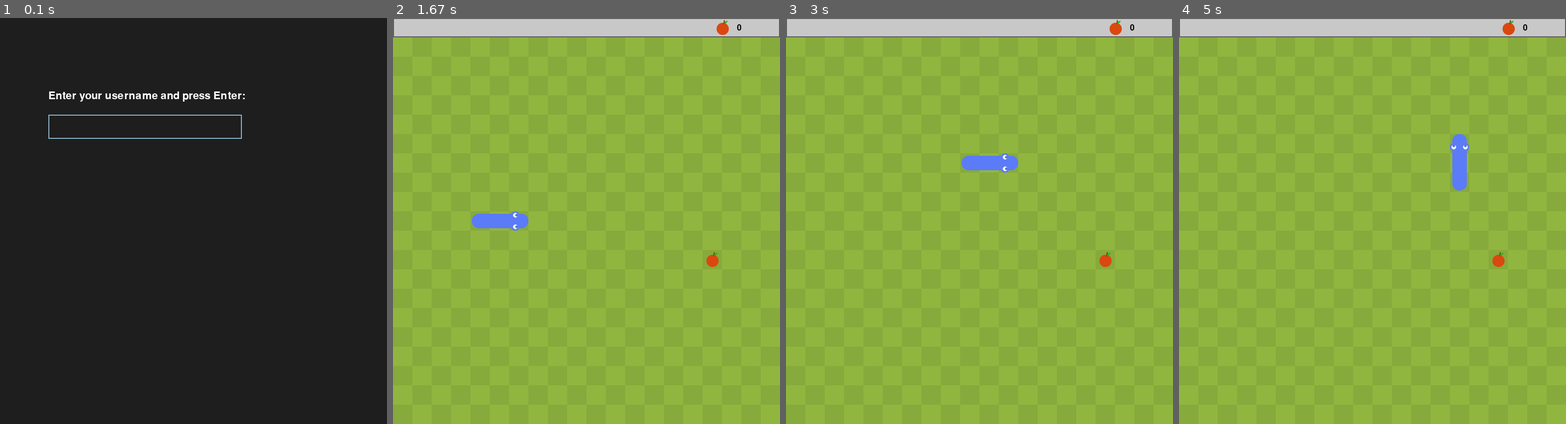
Above: before the commit, frames 1-4 (left to right).
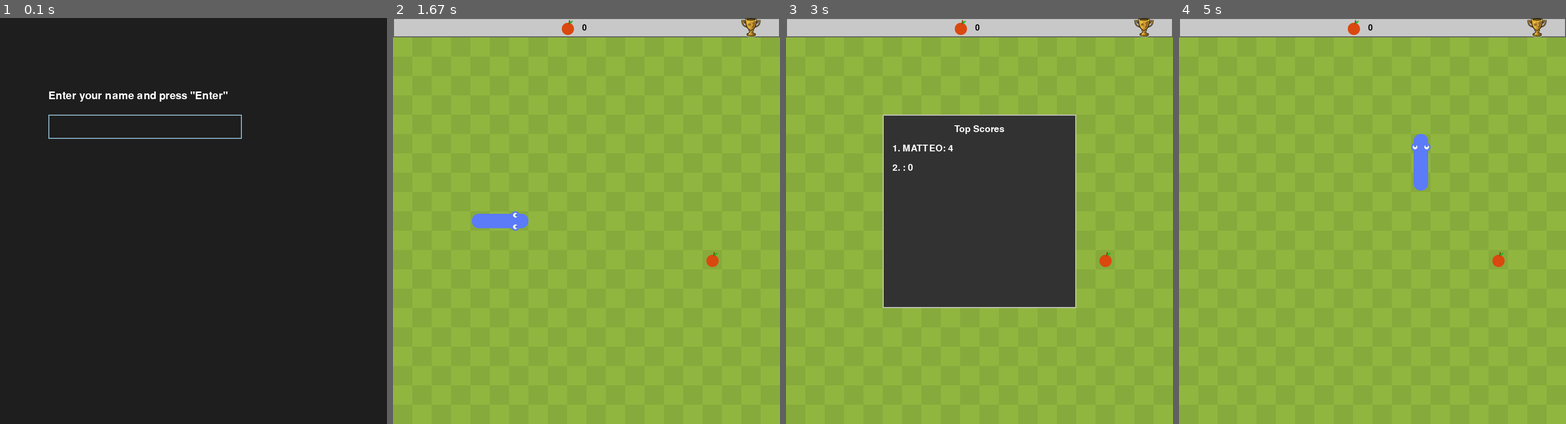
Above: after the commit, the same moments.

Repository: Agap3w/CS50p_finalProject
Game: pygame game, started from CS50P-Final_Project/snake_game.py
Same seed, same stepped clock (60 frames per second), same inputs: the game is played once before the commit and once after it.
Inputs (mouse positions are in pixels of both pictures, inside the frame that each line leads up to):
- Up to frame 1 (0.1 s): no input
- Up to frame 2 (1.67 s): hold Enter 0.33-0.8 s; hold Right 0.33-0.8 s; click (749, 26) at 0.93 s; tap Enter at 1.22 s; hold Right from 1.55 s (still down)
- Up to frame 3 (3 s): release Right at 2.02 s; hold Up 2.1-2.4 s; hold Right 2.43-2.9 s; click (1142, 26) at 2.98 s
- Up to frame 4 (5 s): hold Left 3.27-3.8 s; hold Down 3.83-4.13 s; hold Left 4.17-4.57 s; hold Up 4.6-4.97 s

The runs differ from the first frame. In frame 1, 0.4% of the frame differs, in the area x 27-64%, y 18-21%; in frame 2, 0.3%; in frame 3, 24%, in the area x 25-95%, y 0-72%; in frame 4, 1.4%.

Commit message:
class game_manager + hall of fame

Diff:
--- a/CS50P-Final_Project/snake_game.py
+++ b/CS50P-Final_Project/snake_game.py
@@ -1,58 +1,60 @@
 import pygame, sys, random, sqlite3
 from pygame.math import Vector2
 
-# Function to prompt for username
-def get_username():
-    username = ""  # Initialize username as an empty string
-    active = True  # Whether the input box is active
-
-    input_box = pygame.Rect(100, 200, 400, 50)  # Input box dimensions
-    font = pygame.font.Font(None, 32)  # Font for the username
-    color_inactive = pygame.Color('lightskyblue3')  # Box color (inactive)
-    color_active = pygame.Color('dodgerblue2')  # Box color (active)
-    color = color_inactive
-
-    while active:
-        screen.fill((30, 30, 30))  # Background color for the prompt
-
-        for event in pygame.event.get():
-            if event.type == pygame.QUIT:
-                pygame.quit()
-                sys.exit()
-
-            if event.type == pygame.KEYDOWN:
-                if event.key == pygame.K_RETURN:  # Press Enter to confirm
-                    active = False  # Exit the input loop
-                elif event.key == pygame.K_BACKSPACE:  # Remove last character
-                    username = username[:-1]
-                else:
-                    username += event.unicode  # Add typed character to username
-
-        # Draw the input box
-        pygame.draw.rect(screen, color, input_box, 2)
-        text_surface = font.render(username, True, pygame.Color('white'))
-        screen.blit(text_surface, (input_box.x + 10, input_box.y + 10))
-        input_box.w = max(400, text_surface.get_width() + 20)  # Adjust width dynamically
-
-        # Display prompt text
-        prompt_surface = font.render("Enter your username and press Enter:", True, pygame.Color('white'))
-        screen.blit(prompt_surface, (100, 150))
-
-        pygame.display.flip()
-        clock.tick(30)  # Limit frame rate
-
-    return username
-
-def insert_score(username, score):
-    with sqlite3.connect('snake.db') as db:
-        db.execute('INSERT INTO scores (username, score) VALUES (?, ?)', (username, score))
-
-def get_high_score(username):
-    with sqlite3.connect('snake.db') as db:
-        cursor = db.cursor()
-        cursor.execute('SELECT MAX(score) FROM scores WHERE username = ?', (username,))
-        high_score = cursor.fetchone()[0]
-    return high_score if high_score is not None else 0
+# GameManager
+class GameManager:
+    def __init__(self):
+        self.username = self.get_username()
+
+    def get_username(self):
+        username = ""  # Initialize username as an empty string
+        active = True  # Whether the input box is active
+        input_box = pygame.Rect(100, 200, 400, 50)
+        font = pygame.font.Font(None, 32)
+        color_inactive = pygame.Color('lightskyblue3')
+        color_active = pygame.Color('dodgerblue2')
+        color = color_inactive
+
+        while active:
+            screen.fill((30, 30, 30))  # Background color for the prompt
+
+            for event in pygame.event.get():
+                if event.type == pygame.QUIT:
+                    pygame.quit()
+                    sys.exit()
+
+                if event.type == pygame.KEYDOWN:
+                    if event.key == pygame.K_RETURN:  # Press Enter to confirm
+                        active = False  # Exit the input loop
+                    elif event.key == pygame.K_BACKSPACE:  # Remove last character
+                        username = username[:-1]
+                    else:
+                        username += event.unicode  # Add typed character to username
+
+            pygame.draw.rect(screen, color, input_box, 2)
+            text_surface = font.render(username.upper(), True, pygame.Color('white'))
+            screen.blit(text_surface, (input_box.x + 10, input_box.y + 10))
+            input_box.w = max(400, text_surface.get_width() + 20)  # Adjust width dynamically
+
+            prompt_surface = font.render("Enter your name and press \"Enter\"", True, pygame.Color('white'))
+            screen.blit(prompt_surface, (100, 150))
+            pygame.display.flip()
+            clock.tick(30)  # Limit frame rate
+
+        return username.upper()
+
+    def insert_score(self, score):
+        with sqlite3.connect('snake.db') as db:
+            db.execute('INSERT INTO scores (username, score) VALUES (?, ?)', (self.username, score))
+
+    def get_high_scores(self, limit=5):
+        with sqlite3.connect('snake.db') as db:
+            cursor = db.cursor()
+            cursor.execute(
+                'SELECT username, MAX(score) as best_score FROM scores GROUP BY username ORDER BY best_score DESC LIMIT ?',
+                (limit,)
+            )
+            return cursor.fetchall()
 
 #il serpente
 class SNAKE:
@@ -172,12 +174,13 @@
         self.y = random.randint(1,cell_number)
         self.pos = Vector2(self.x, self.y)
 
-#MAIN (include serpente + frutta + background + dinamiche di gioco come collisione e game_over)
+#MAIN (include GameManagerserpente + frutta + background + dinamiche di gioco come collisione e game_over)
 class MAIN:
-    def __init__(self):
+    def __init__(self, game_manager):
         self.snake = SNAKE()
         self.fruit = FRUIT()
-        self.username = get_username()  # Ask for the username
+        self.game_manager = game_manager  # Store reference to the game manager
+        self.username = self.game_manager.username  # Fetch username from GameManager
 
     def update(self):
         self.snake.move_snake()
@@ -187,7 +190,7 @@
         self.draw_grass()
         self.fruit.draw_fruit()
         self.snake.draw_snake()
-        self.draw_score()
+        self.draw_titanPanel()
 
     def check_collision_and_fail(self):
         head_pos = self.snake.body[0]
@@ -208,6 +211,9 @@
                 self.fruit.randomize()
 
     def game_over(self):
+        # Save the current score using GameManager
+        current_score = len(self.snake.body) - 3
+        self.game_manager.insert_score(current_score)
         self.snake.reset()  # Reset the snake and game state
 
     def draw_grass(self):
@@ -224,35 +230,64 @@
                         grass_rect = pygame.Rect(col*cell_size, row*cell_size, cell_size, cell_size)
                         pygame.draw.rect(screen, grass_colour, grass_rect)
 
-    def draw_score(self):
-        # Calculate the dimensions and position of the score frame
-        score_frame_rect = pygame.Rect(0, 0, cell_size * cell_number, cell_size)  # Top row (20 cells wide)
-
-        # Draw the background of the score frame
-        pygame.draw.rect(screen, (200, 200, 200), score_frame_rect)  # Greenish background
-        pygame.draw.rect(screen, (90, 90, 90), score_frame_rect, 2)  # Grey border (2-pixel thick)
-
-        # Render the score text
+    def draw_titanPanel(self):
+        # Draw score bar
+        panel_frame_rect = pygame.Rect(0, 0, cell_size * cell_number, cell_size)  # Top row (20 cells wide)
+        pygame.draw.rect(screen, (200, 200, 200), panel_frame_rect)  # Greenish background
+        pygame.draw.rect(screen, (90, 90, 90), panel_frame_rect, 2)  # Grey border (2-pixel thick)
+
+        # Draw the score text
         score_text = str(len(self.snake.body) - 3)  # Calculate score
-        score_surface = game_font.render(score_text, True, (0, 0, 0))  # Black text
-
-        # Position the score text in the frame
-        score_x = cell_size * (cell_number - 2)  # 2 cells away from the right edge
+        score_surface = game_font.render(score_text, True, (0, 0, 0)    )  # Black text
+        score_x = cell_size * (cell_number / 2)  # 2 cells away from the right edge
         score_y = cell_size // 2  # Center vertically within the row
         score_rect = score_surface.get_rect(midright=(score_x, score_y))
-
-        # Position the apple icon next to the score
+        screen.blit(score_surface, score_rect)  # Draw the score
+
+        # Draw the apple
         apple_rect = apple.get_rect(midright=(score_rect.left - 10, score_rect.centery))  # 10px gap to the left of the score
-
-        # You can now display the username here if needed, e.g., at the top
+        screen.blit(apple, apple_rect)  # Draw the apple icon
+
+        # Draw the username
         username_surface = game_font.render(f"{self.username}", True, (0, 0, 0))
         screen.blit(username_surface, (50, 10))  # Display username at top-left
 
-        # Blit the elements onto the screen
-        screen.blit(score_surface, score_rect)  # Draw the score
-        screen.blit(apple, apple_rect)  # Draw the apple icon
-
-
+        # Draw the trophy
+        trophy_rect = trophy.get_rect(midright=(panel_frame_rect.right - 40, score_rect.centery))  # 10px gap to the left of the score
+        screen.blit(trophy, trophy_rect)
+        self.trophy_button_rect = trophy_rect  # Add click detection for the trophy button
+
+    def show_high_scores(self):
+        popup_width = cell_size * 10
+        popup_height = cell_size * 10
+        popup_surface = pygame.Surface((popup_width, popup_height))
+        popup_surface.fill((50, 50, 50))  # Dark gray background
+        pygame.draw.rect(popup_surface, (200, 200, 200), popup_surface.get_rect(), 2)
+
+        high_scores = self.game_manager.get_high_scores()  # Fetch from GameManager
+
+        font = pygame.font.Font(None, 28)
+        title_surface = font.render("Top Scores", True, (255, 255, 255))
+        popup_surface.blit(title_surface, (popup_width // 2 - title_surface.get_width() // 2, 20))
+
+        y_offset = 60
+        for idx, (user, score) in enumerate(high_scores, start=1):
+            score_text = f"{idx}. {user}: {score}"
+            score_surface = font.render(score_text, True, (255, 255, 255))
+            popup_surface.blit(score_surface, (20, y_offset))
+            y_offset += 40
+
+        screen.blit(popup_surface, (cell_size * 5, cell_size * 5))
+        pygame.display.update()
+
+        waiting = True
+        while waiting:
+            for event in pygame.event.get():
+                if event.type == pygame.QUIT:
+                    pygame.quit()
+                    sys.exit()
+                if event.type in {pygame.KEYDOWN, pygame.MOUSEBUTTONDOWN}:
+                    waiting = False
 
 pygame.init()
 
@@ -262,12 +297,14 @@
 screen = pygame.display.set_mode((cell_number*cell_size, (cell_number+1)*cell_size))
 clock = pygame.time.Clock()
 apple = pygame.image.load("static/apple.png").convert_alpha()
+trophy = pygame.image.load("static/coppa.png").convert_alpha()
 game_font = pygame.font.Font(None, 25) #ARG = (font, fontsize). Come font posso usare 'None' oppure uploadare un '../static/font.ttf'
 
 SCREEN_UPDATE = pygame.USEREVENT
 pygame.time.set_timer(SCREEN_UPDATE, 150)
 
-main_game = MAIN()
+game_manager = GameManager()  # Initialize GameManager
+main_game = MAIN(game_manager)  # Pass GameManager to MAIN
 
 #game loop con quit option, screen_update e keybindings. background and draw elements
 while True:
@@ -275,6 +312,11 @@
         if event.type == pygame.QUIT:
             pygame.quit()
             sys.exit()
+
+        if event.type == pygame.MOUSEBUTTONDOWN:
+            if event.button == 1:  # Left mouse button
+                if main_game.trophy_button_rect.collidepoint(event.pos):
+                    main_game.show_high_scores()
 
         if event.type == SCREEN_UPDATE:
             main_game.update()
Binary file changed: CS50P-Final_Project/snake.db
Binary file added: CS50P-Final_Project/static/coppa.png
